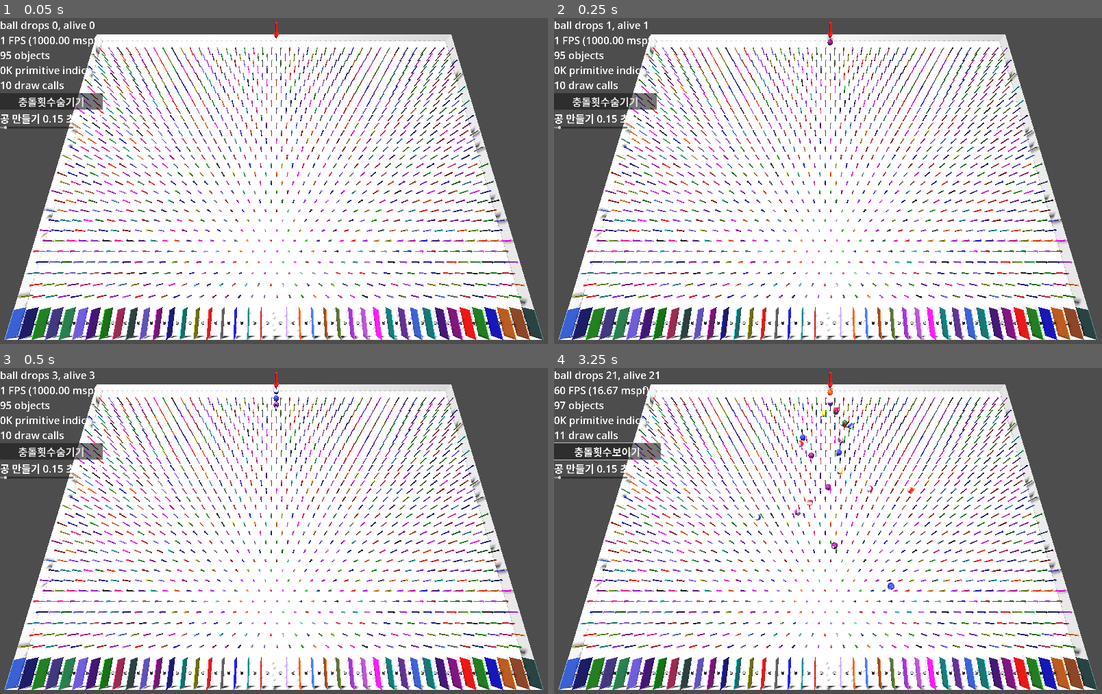
Above: before the commit, frames 1-4 (two rows, left to right).
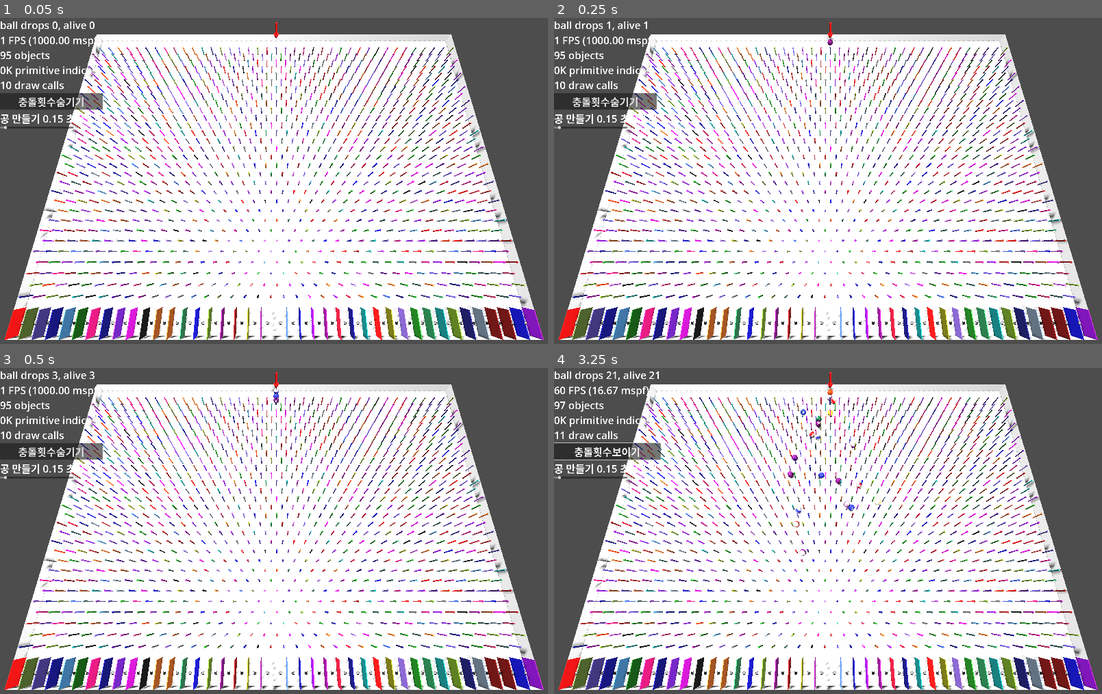
Above: after the commit, the same moments.

Repository: kasworld/gd4pinball
Game: Godot game, scene res://main.tscn
The game is run twice, just before and just after one commit, with the same random seed, the same clock (stepped at 60 frames per second) and the same inputs.
Inputs (mouse positions are in pixels of both pictures, inside the frame that each line leads up to):
- Up to frame 1 (0.05 s): no input
- Up to frame 2 (0.25 s): no input
- Up to frame 3 (0.5 s): no input
- Up to frame 4 (3.25 s): click "충돌횟수숨기기" at 0.5 s; click "충돌횟수보이기" at 1.25 s; tap Enter at 2, 2.1 s; move the mouse to (948, 521) at 2.02 s; hold Right 2.03-2.78 s; click (948, 521) at 2.17 s; move the mouse to (718, 557) at 2.77 s; hold Left from 2.78 s (still down); tap 1 at 2.85 s

The runs differ from the first frame. In frame 1, 14% of the frame differs, in the area x 0-100%, y 9-99%; in frame 2, 14%; in frame 3, 14%; in frame 4, 14%, in the area x 0-100%, y 7-99%.

Commit message:
draw_pin_line

Diff:
--- a/main.gd
+++ b/main.gd
@@ -10,7 +10,8 @@
 	$Arrow3D.position = Vector3(Config.WorldSize.x/2 + 0.25, Config.BallRadius*5, Config.BallRadius*1)
 	reset_camera_pos()
 	set_walls()
-	add_pins()
+	add_칸들()
+	add_pins_bintree()
 
 func set_walls() -> void:
 	$WallContainer.add_child(set_pos_rot(Config.BottomCenter, Vector3.ZERO,
@@ -37,19 +38,7 @@
 	n.rotation = rot
 	return n
 
-func add_pins() -> void:
-	for x in Config.WorldSize.x:
-		for y in int(Config.WorldSize.z):
-			var b = preload("res://pin.tscn").instantiate(
-				).set_radius_height(Config.BallRadius/6, Config.WorldSize.y
-				).set_color(dark_colors.pick_random()[0])
-			if y % 2 == 0:
-				b.position = Vector3(x+0.75, Config.WorldSize.y/2, 2+ y*sin(PI/3))
-			else :
-				b.position = Vector3(x+0.25, Config.WorldSize.y/2, 2+ y*sin(PI/3))
-			b.set_default_pos(b.position)
-			$PinContainer.add_child(b)
-
+func add_칸들() -> void:
 	for x in Config.WorldSize.x:
 		var lb = Label3D.new()
 		lb.text = "0"
@@ -66,6 +55,28 @@
 			).set_color(dark_colors.pick_random()[0])
 		w.position = Vector3(x, Config.WorldSize.y/2, Config.WorldSize.z-1)
 		add_child(w)
+
+func add_pins_bintree() -> void:
+	for y in int(Config.WorldSize.z):
+		var p1 :Vector3
+		var p2 :Vector3
+		if y % 2 == 0:
+			p1 = Vector3(0.75, Config.WorldSize.y/2, 2+ y*sin(PI/3))
+			p2 = Vector3(Config.WorldSize.x - 0.25, Config.WorldSize.y/2, 2+ y*sin(PI/3))
+		else :
+			p1 = Vector3(0.25, Config.WorldSize.y/2, 2+ y*sin(PI/3))
+			p2 = Vector3(Config.WorldSize.x - 0.75, Config.WorldSize.y/2, 2+ y*sin(PI/3))
+		draw_pin_line(p1,p2,Config.WorldSize.x-1)
+
+func draw_pin_line(p1 :Vector3, p2 :Vector3, pin_count :int) -> void:
+	for i in pin_count:
+		var rate := float(i)/float(pin_count-1)
+		var b = preload("res://pin.tscn").instantiate(
+			).set_radius_height(Config.BallRadius/6, Config.WorldSize.y
+			).set_color(dark_colors.pick_random()[0])
+		b.position = lerp(p1,p2,rate)
+		b.set_default_pos(b.position)
+		$PinContainer.add_child(b)
 
 func add_ball() -> void:
 	var d = 	preload("res://ball.tscn").instantiate(
